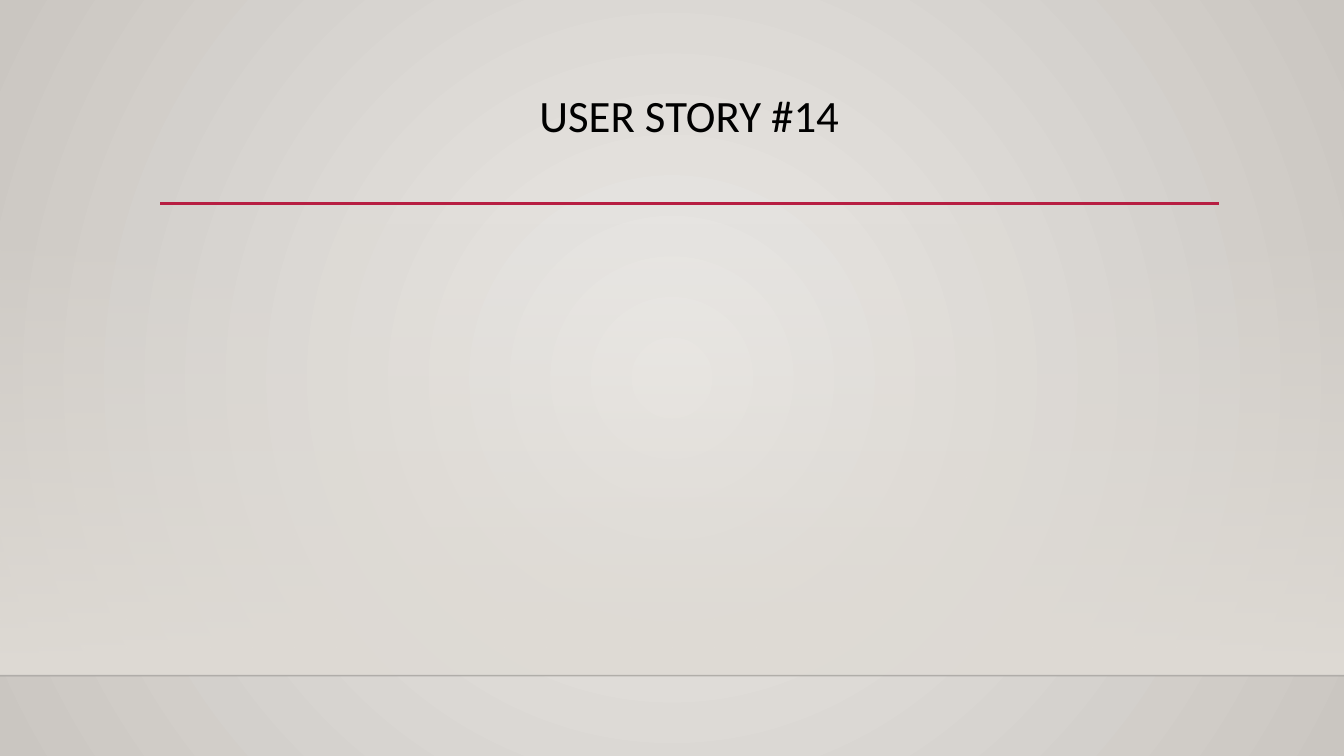
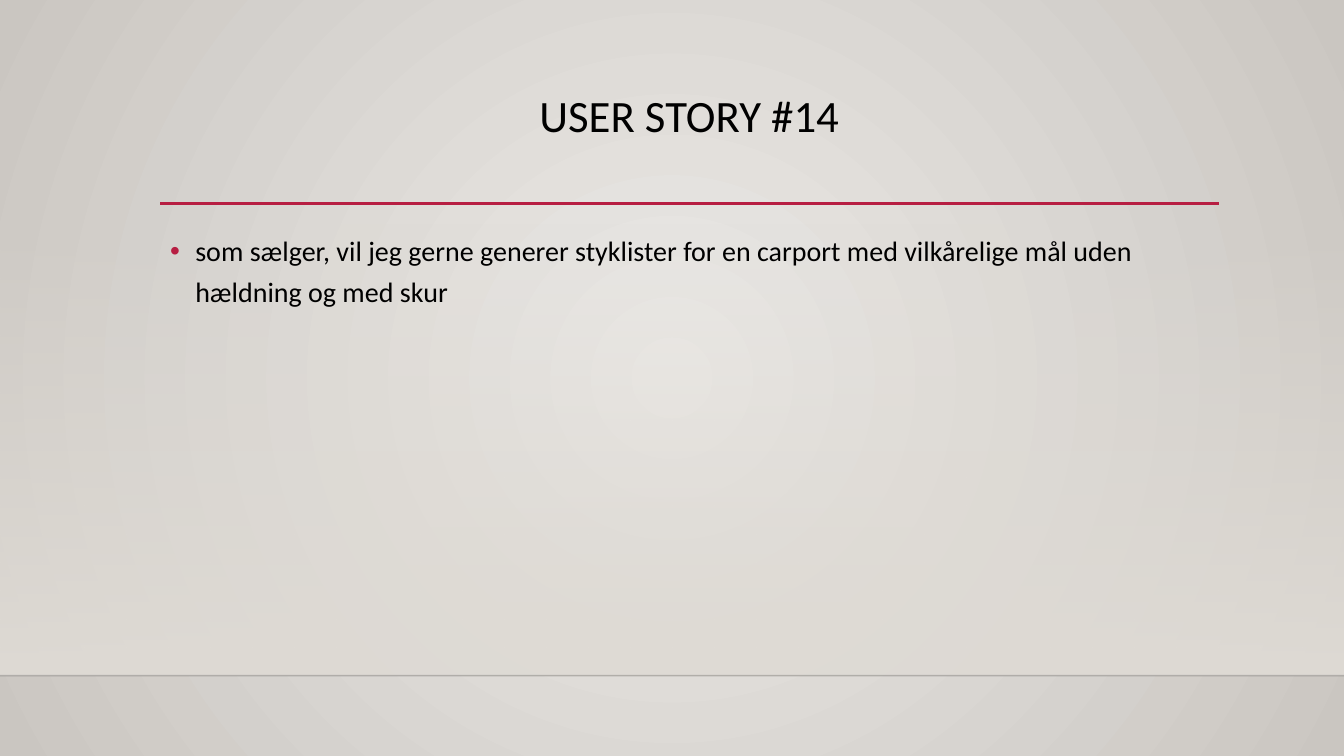
Before and after one commit to asgerhs/FogProject, a slide deck: slide 2 of Rapport/Præsentation.pptx. Drawn at 1344x756 pixels with LibreOffice and Linux fonts; fonts in the diff are those of the drawing; background and template pictures are left out. Boxes give left, top, right and bottom in pixels: in the first picture for what was removed or moved away, otherwise in the second. Text is boxed around its words. In the diff, an @@ line names an element or a change of style, - is before the commit and + after.

Commit message:
Opdeling

```diff
--- a/Rapport/Præsentation.pptx
+++ b/Rapport/Præsentation.pptx
@@ text added at (195,241,1131,307), 20 pt, text #000000 @@
+• som sælger, vil jeg gerne generer styklister for en carport med vilkårelige mål uden hældning og med skur
```
